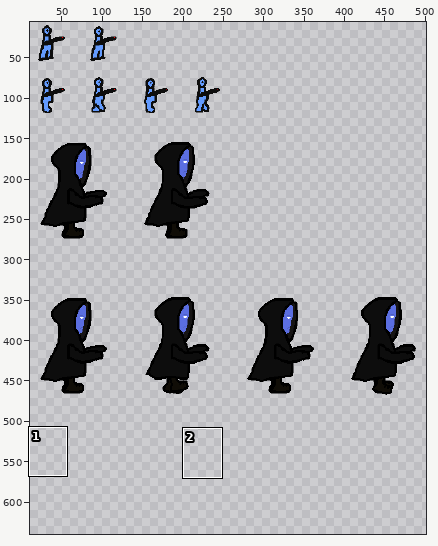
One commit to this sprite sheet: AP_GameDev_Project/Content/tilemap_entities.png. The picture above shows the old version from afar; the outline marks the close-up.
Close-up. Before the commit:
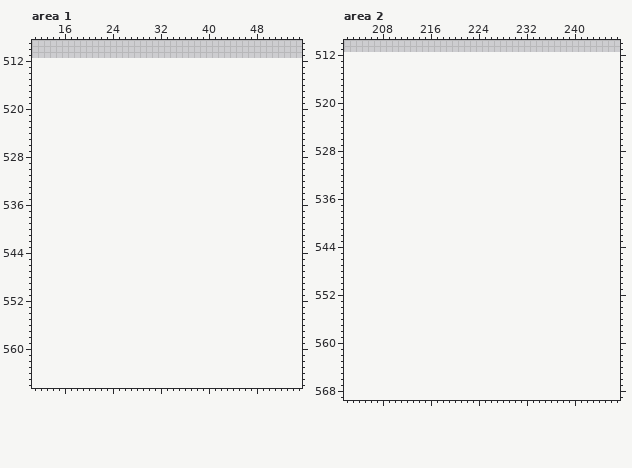
The file is 512x512 pixels. Colours within 5 levels of each other are drawn and written as one. Shown: area 1: x 11..55, y 509..566; area 2: x 202..247, y 510..569. The old version is drawn lined up with the new one, on the new canvas. The wide view leaves out empty margins. The commit also changed other parts of the picture, which this record leaves out.
Palette (. is transparent): 
Pixels before, area 1 (only the part around the change), first column x 11:
509 .............................................
510 .............................................
511 .............................................
512 .............................................
513 .............................................
514 .............................................
515 .............................................
516 .............................................
517 .............................................
518 .............................................
519 .............................................
520 .............................................
521 .............................................
522 .............................................
523 .............................................
524 .............................................
525 .............................................
526 .............................................
527 .............................................
528 .............................................
529 .............................................
530 .............................................
531 .............................................
532 .............................................
533 .............................................
534 .............................................
535 .............................................
536 .............................................
537 .............................................
538 .............................................
539 .............................................
540 .............................................
541 .............................................
542 .............................................
543 .............................................
544 .............................................
545 .............................................
546 .............................................
547 .............................................
548 .............................................
549 .............................................
550 .............................................
551 .............................................
552 .............................................
553 .............................................
554 .............................................
555 .............................................
556 .............................................
557 .............................................
558 .............................................
559 .............................................
560 .............................................
561 .............................................
562 .............................................
563 .............................................
564 .............................................
565 .............................................
566 .............................................
Pixels before, area 2 (only the part around the change), first column x 202:
510 ............................................
511 ............................................
512 ............................................
513 ............................................
514 ............................................
515 ............................................
516 ............................................
517 ............................................
518 ............................................
519 ............................................
520 ............................................
521 ............................................
522 ............................................
523 ............................................
524 ............................................
525 ............................................
526 ............................................
527 ............................................
528 ............................................
529 ............................................
530 ............................................
531 ............................................
532 ............................................
533 ............................................
534 ............................................
535 ............................................
536 ............................................
537 ............................................
538 ............................................
539 ............................................
540 ............................................
541 ............................................
542 ............................................
543 ............................................
544 ............................................
545 ............................................
546 ............................................
547 ............................................
548 ............................................
549 ............................................
550 ............................................
551 ............................................
552 ............................................
553 ............................................
554 ............................................
555 ............................................
556 ............................................
557 ............................................
558 ............................................
559 ............................................
560 ............................................
561 ............................................
562 ............................................
563 ............................................
564 ............................................
565 ............................................
566 ............................................
567 ............................................
568 ............................................
569 ............................................
And afterwards:
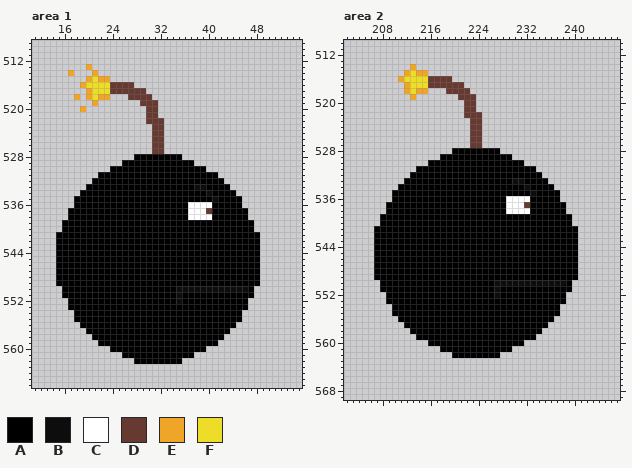
Colours new in this view: A #000000  B #0d0d0d  C #ffffff  D #663931  E #eea528  F #eedd28
Diff:
canvas 512x512 -> 512x640
Area 1:
y 513: x 20 . -> E
y 514: x 17 . -> E; x 21 . -> E
y 515: x 20..23 .... -> EFEE
y 516: x 19..27 ......... -> EFFFFDDDD
y 517: x 20..29 .......... -> EFFFDDDDDD
y 518: x 18 . -> E; x 20..23 .... -> EFEE; x 27..30 .... -> DDDD
y 519: x 21 . -> E; x 29..31 ... -> DDD
y 520: x 19 . -> E; x 30..31 .. -> DD
y 521: x 30..31 .. -> DD
y 522: x 30..32 ... -> DDD
y 523..527: x 31..32 .. -> DD
y 528: x 28..35 ........ -> AAAAAAAA
y 529: x 26..37 ............ -> AAAAAAAAAAAA
y 530: x 24..39 ................ -> AAAAAAAAAAAAAAAA
y 531: x 22..41 .................... -> AAAAAAAAAAAAAAAAAAAA
y 532: x 21..42 ...................... -> AAAAAAAAAAAAAAAAAAAAAA
y 533: x 20..43 ........................ -> AAAAAAAAAAAAAAAAAABBAAAA
y 534: x 19..44 .......................... -> AAAAAAAAAAAAAAAAAAAAABAAAA
y 535: x 18..45 ............................ -> AAAAAAAAAAAAAAAAAAAAAAABAAAA
y 536: x 18..45 ............................ -> AAAAAAAAAAAAAAAAAAACCCCAAAAA
y 537: x 17..46 .............................. -> AAAAAAAAAAAAAAAAAAAACCCDAAAAAA
y 538: x 17..46 .............................. -> AAAAAAAAAAAAAAAAAAAACCCCAAAAAA
y 539..540: x 16..47 ................................ -> AAAAAAAAAAAAAAAAAAAAAAAAAAAAAAAA
y 541..549: x 15..48 .................................. -> AAAAAAAAAAAAAAAAAAAAAAAAAAAAAAAAAA
y 550: x 16..47 ................................ -> AAAAAAAAAAAAAAAAAAABBBBBBBBBBBBA
y 551: x 16..47 ................................ -> AAAAAAAAAAAAAAAAAAABAAAAAAAAAAAA
y 552: x 17..46 .............................. -> AAAAAAAAAAAAAAAAAABAAAAAAAAAAA
y 553: x 17..46 .............................. -> AAAAAAAAAAAAAAAAAAAAAAAAAAAAAA
y 554..555: x 18..45 ............................ -> AAAAAAAAAAAAAAAAAAAAAAAAAAAA
y 556: x 19..44 .......................... -> AAAAAAAAAAAAAAAAAAAAAAAAAA
y 557: x 20..43 ........................ -> AAAAAAAAAAAAAAAAAAAAAAAA
y 558: x 21..42 ...................... -> AAAAAAAAAAAAAAAAAAAAAA
y 559: x 22..41 .................... -> AAAAAAAAAAAAAAAAAAAA
y 560: x 24..39 ................ -> AAAAAAAAAAAAAAAA
y 561: x 26..37 ............ -> AAAAAAAAAAAA
y 562: x 28..35 ........ -> AAAAAAAA
Area 2:
y 514: x 213 . -> E
y 515: x 212..215 .... -> EFEE
y 516: x 211..219 ......... -> EFFFFDDDD
y 517: x 212..221 .......... -> EFFFDDDDDD
y 518: x 212..215 .... -> EFEE; x 219..222 .... -> DDDD
y 519: x 213 . -> E; x 221..223 ... -> DDD
y 520..521: x 222..223 .. -> DD
y 522: x 222..224 ... -> DDD
y 523..527: x 223..224 .. -> DD
y 528: x 220..227 ........ -> AAAAAAAA
y 529: x 218..229 ............ -> AAAAAAAAAAAA
y 530: x 216..231 ................ -> AAAAAAAAAAAAAAAA
y 531: x 214..233 .................... -> AAAAAAAAAAAAAAAAAAAA
y 532: x 213..234 ...................... -> AAAAAAAAAAAAAAAAAAAAAA
y 533: x 212..235 ........................ -> AAAAAAAAAAAAAAAAAABBAAAA
y 534: x 211..236 .......................... -> AAAAAAAAAAAAAAAAAAAAABAAAA
y 535: x 210..237 ............................ -> AAAAAAAAAAAAAAAAAAAAAAABAAAA
y 536: x 210..237 ............................ -> AAAAAAAAAAAAAAAAAAACCCCAAAAA
y 537: x 209..238 .............................. -> AAAAAAAAAAAAAAAAAAAACCCDAAAAAA
y 538: x 209..238 .............................. -> AAAAAAAAAAAAAAAAAAAACCCCAAAAAA
y 539..540: x 208..239 ................................ -> AAAAAAAAAAAAAAAAAAAAAAAAAAAAAAAA
y 541..549: x 207..240 .................................. -> AAAAAAAAAAAAAAAAAAAAAAAAAAAAAAAAAA
y 550: x 208..239 ................................ -> AAAAAAAAAAAAAAAAAAABBBBBBBBBBBBA
y 551: x 208..239 ................................ -> AAAAAAAAAAAAAAAAAAABAAAAAAAAAAAA
y 552: x 209..238 .............................. -> AAAAAAAAAAAAAAAAAABAAAAAAAAAAA
y 553: x 209..238 .............................. -> AAAAAAAAAAAAAAAAAAAAAAAAAAAAAA
y 554..555: x 210..237 ............................ -> AAAAAAAAAAAAAAAAAAAAAAAAAAAA
y 556: x 211..236 .......................... -> AAAAAAAAAAAAAAAAAAAAAAAAAA
y 557: x 212..235 ........................ -> AAAAAAAAAAAAAAAAAAAAAAAA
y 558: x 213..234 ...................... -> AAAAAAAAAAAAAAAAAAAAAA
y 559: x 214..233 .................... -> AAAAAAAAAAAAAAAAAAAA
y 560: x 216..231 ................ -> AAAAAAAAAAAAAAAA
y 561: x 218..229 ............ -> AAAAAAAAAAAA
y 562: x 220..227 ........ -> AAAAAAAA
Where, in picture pixels (left, top, right, bottom), the same in both close-ups:
added: (56, 64, 260, 364)
added: (374, 64, 578, 358)
